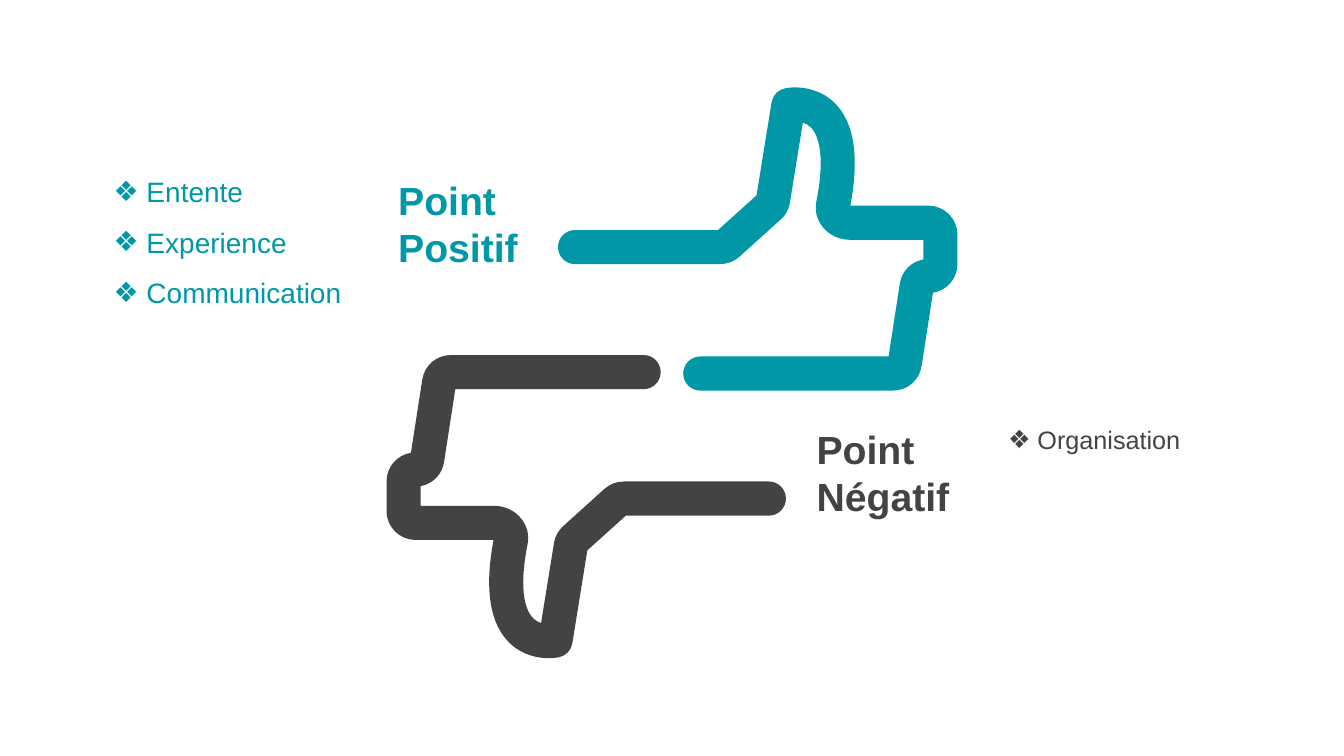
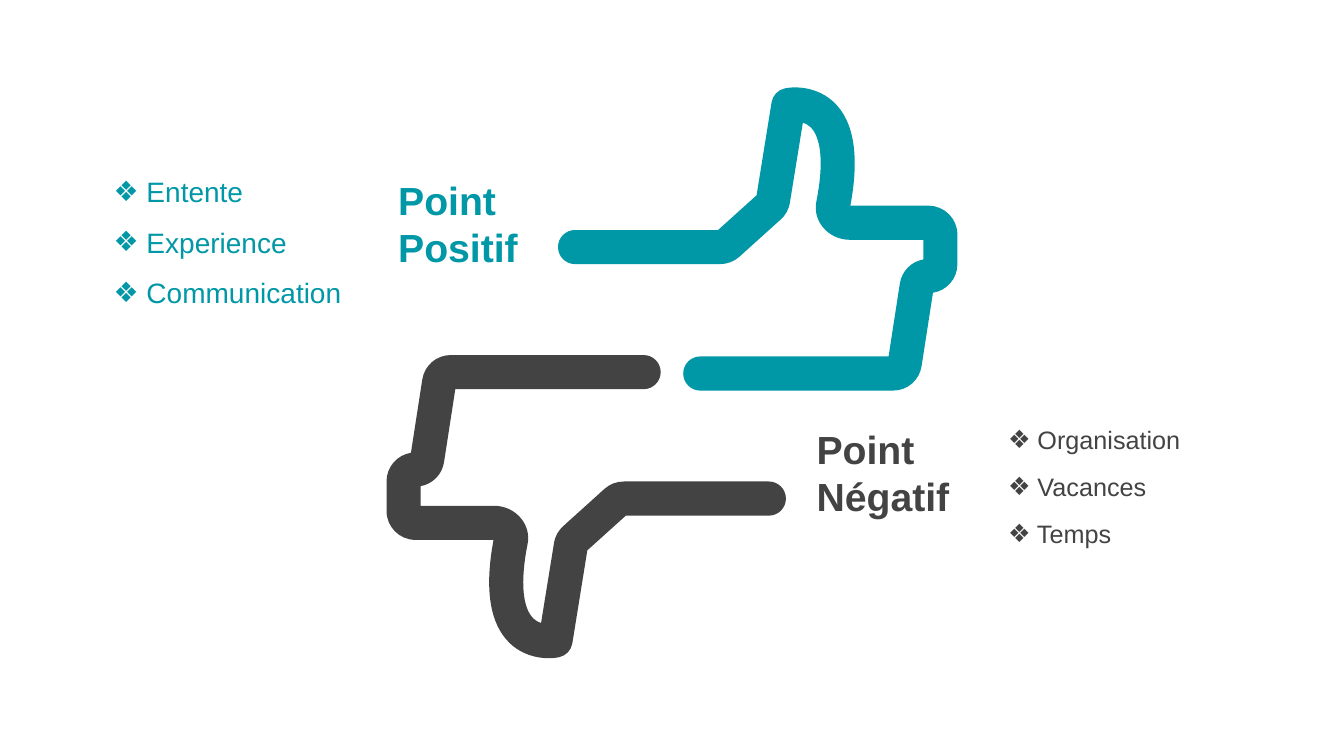
Before and after one commit to mxhohl/projet-m1i3d-compilation, a slide deck: slide 17 of documents/Projet_Conduite.pptx (slide 18 before the commit). Drawn at 1344x756 pixels with LibreOffice and Linux fonts; fonts in the diff are those of the drawing; background and template pictures are left out. Boxes give left, top, right and bottom in pixels: in the first picture for what was removed or moved away, otherwise in the second. Text is boxed around its words. In the diff, an @@ line names an element or a change of style, - is before the commit and + after.

```diff
--- a/documents/Projet_Conduite.pptx
+++ b/documents/Projet_Conduite.pptx
@@ text at [1037,478,1146,549]: paragraphs added @@
+❖ Vacances
+❖ Temps
```
Also in this commit, not shown: 1 other slide changed, 3 slides added, 4 slides removed.
